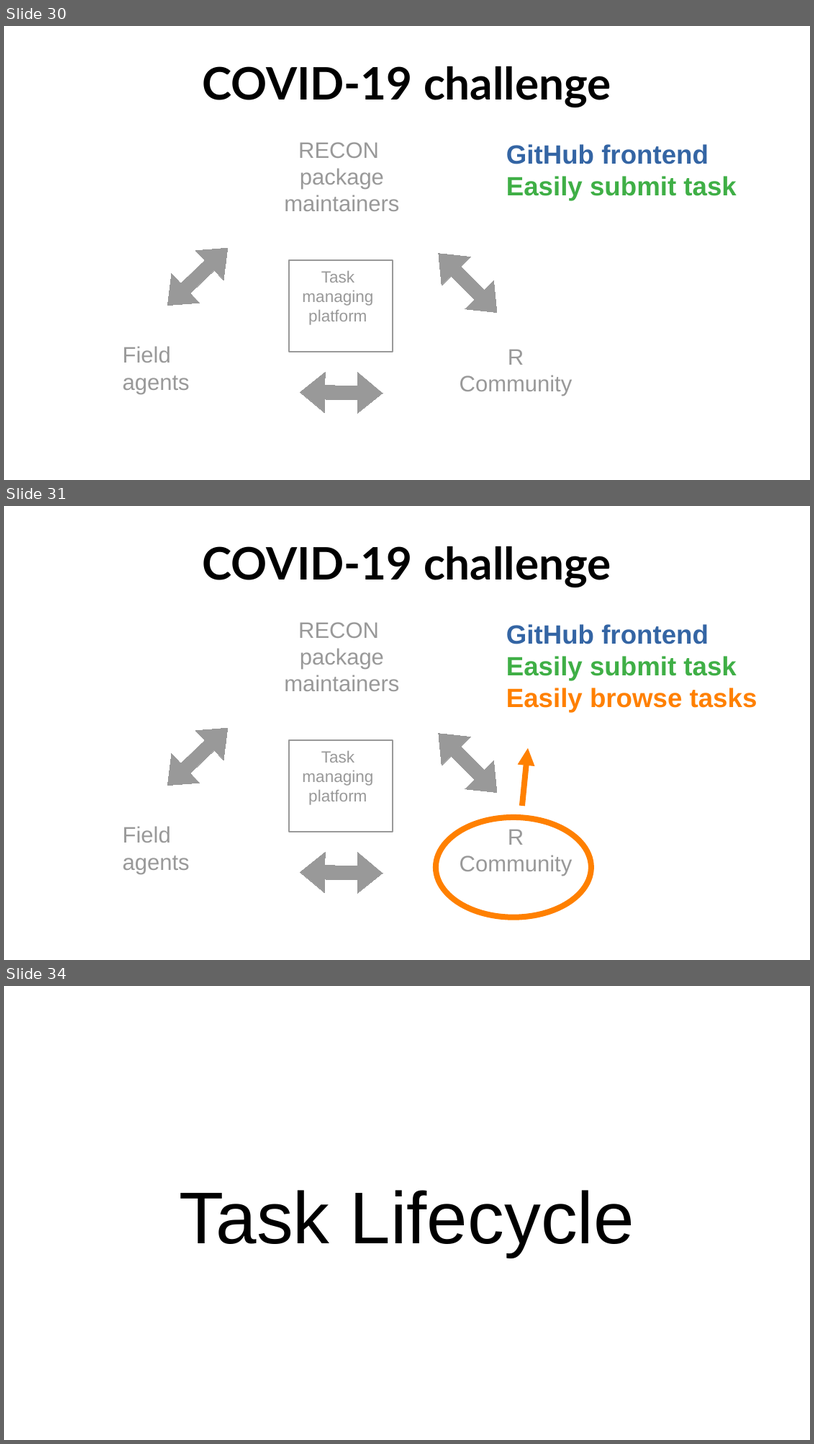
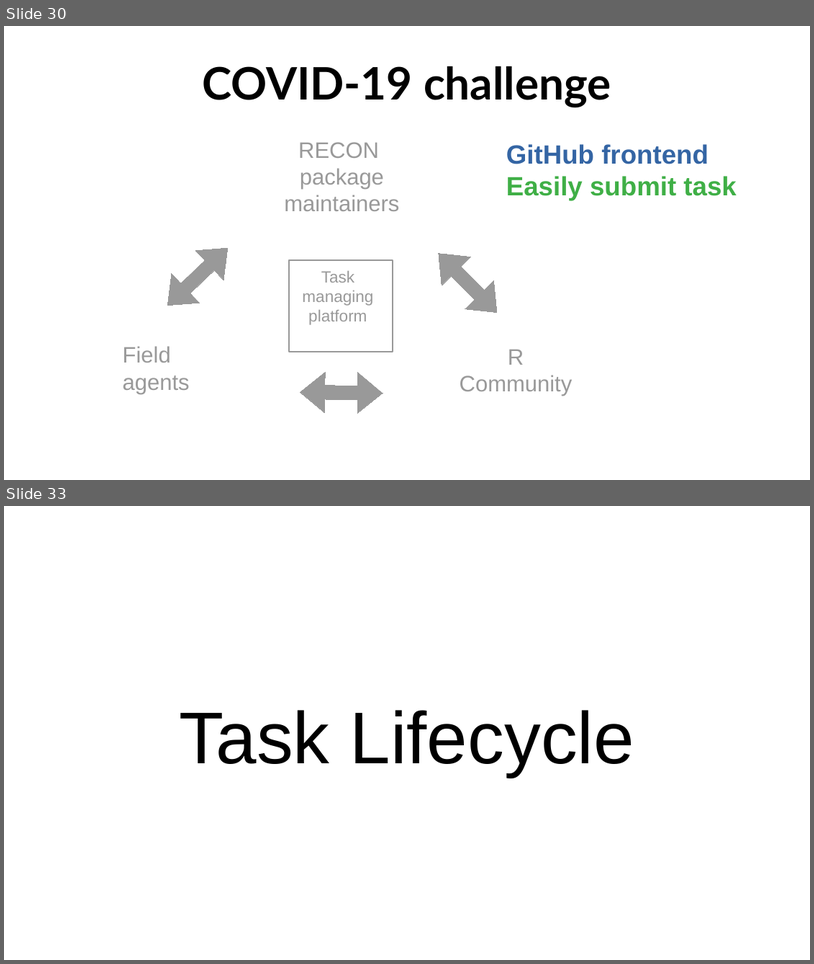
Before and after one commit to matthieugold/covid-19-challenge, a slide deck: docs/dscc_presentation/dscc_presentation.odp. Shown one above the other, each under a label of ours: slides 30, 31 and 34 before the commit, slides 30 and 33 after it; the slides between them are not shown. The pictures are 814x1444 and 814x964 pixels, drawn with LibreOffice and Linux fonts; fonts in the diff are those of the drawing. Boxes give left, top, right and bottom in pixels: in the first picture for what was removed or moved away, otherwise in the second. Text is boxed around its words. In the diff, an @@ line names an element or a change of style, - is before the commit and + after.

```diff
--- a/docs/dscc_presentation/dscc_presentation.odp
+++ b/docs/dscc_presentation/dscc_presentation.odp
@@ slide 31 removed at box(4, 506, 810, 960), background #FFFFFF @@
@@ title removed at box(202, 546, 612, 587) @@
-COVID-19 challenge
@@ rectangle removed at box(56, 587, 499, 921) @@
@@ text removed at box(284, 622, 399, 691) @@
-RECON
-package
-maintainers
@@ text removed at box(507, 624, 758, 712) @@
-GitHub frontend
-Easily submit task
-Easily browse tasks
@@ left right arrow removed at box(154, 713, 242, 800) @@
@@ left right arrow removed at box(425, 719, 512, 806) @@
@@ rectangle removed at box(289, 740, 394, 831) @@
@@ text removed at box(302, 751, 373, 805) @@
-Task managing platform
@@ arrow removed from (523, 806) to (529, 748) @@
@@ rectangle removed at box(499, 800, 610, 915) @@
@@ text removed at box(123, 826, 190, 874) @@
-Field
-agents
@@ ellipse removed at box(437, 817, 592, 917) @@
@@ text removed at box(460, 829, 573, 875) @@
-R
-Community
@@ left right arrow removed at box(300, 852, 383, 893) @@
@@ what was slide 34 is now slide 33 @@
```
Also in this commit, not shown: 2 slides changed, 2 slides added, 2 other slides removed, 1 other file.
